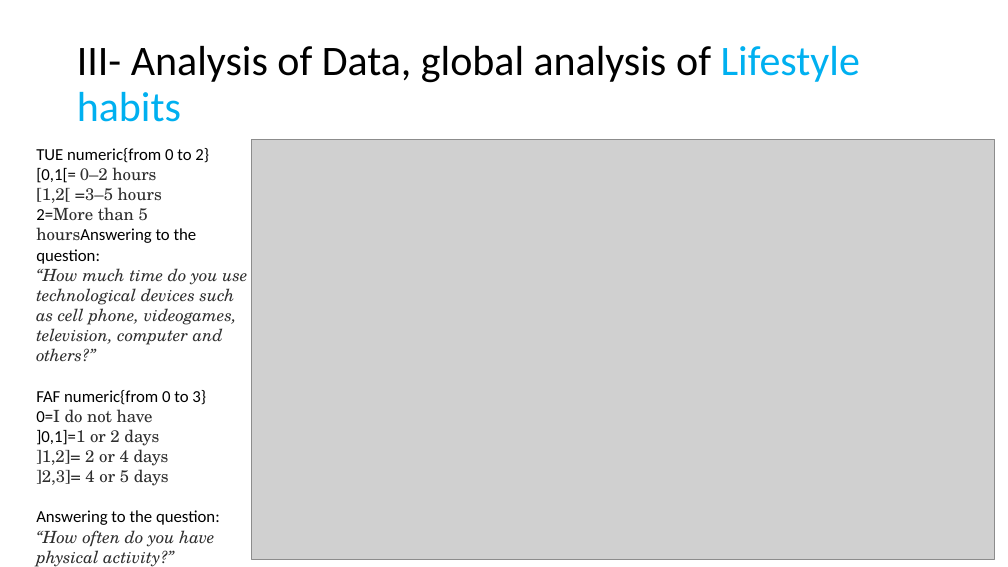
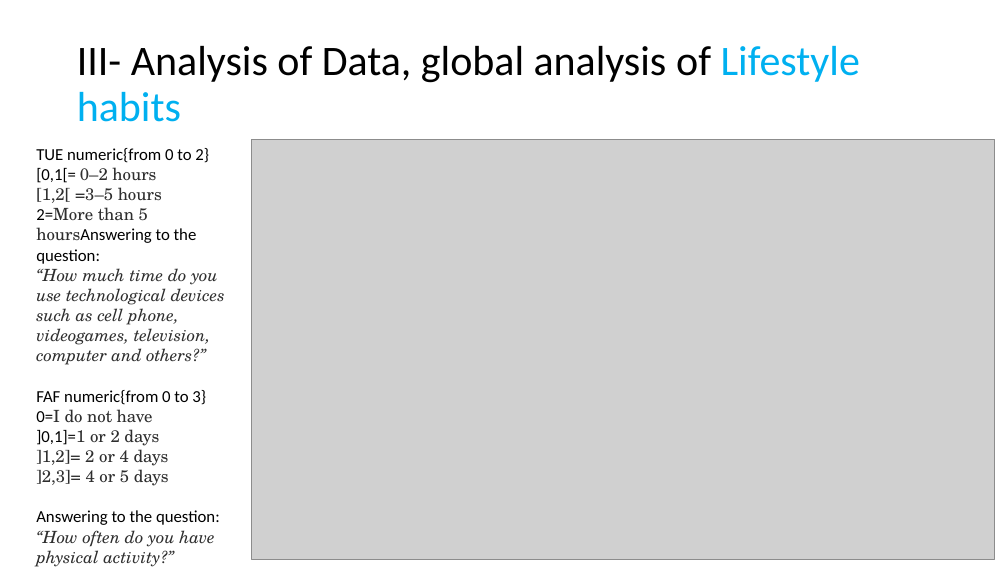
Before and after one commit to Leodespt/Projet_Python, a slide deck: slide 11 of Presentation_Python.pptx. Drawn at 1008x567 pixels with LibreOffice and Linux fonts; fonts in the diff are those of the drawing; grey boxes stand for pictures. Boxes give left, top, right and bottom in pixels: in the first picture for what was removed or moved away, otherwise in the second. Text is boxed around its words. In the diff, an @@ line names an element or a change of style, - is before the commit and + after.

```diff
--- a/Presentation_Python.pptx
+++ b/Presentation_Python.pptx
@@ text "TUE numeric{from 0 to 2}" rewrapped from (36, 148, 247, 567) to (36, 148, 225, 567) @@
```
Also in this commit, not shown: 1 other slide changed, 2 slides added, 1 slide removed.
